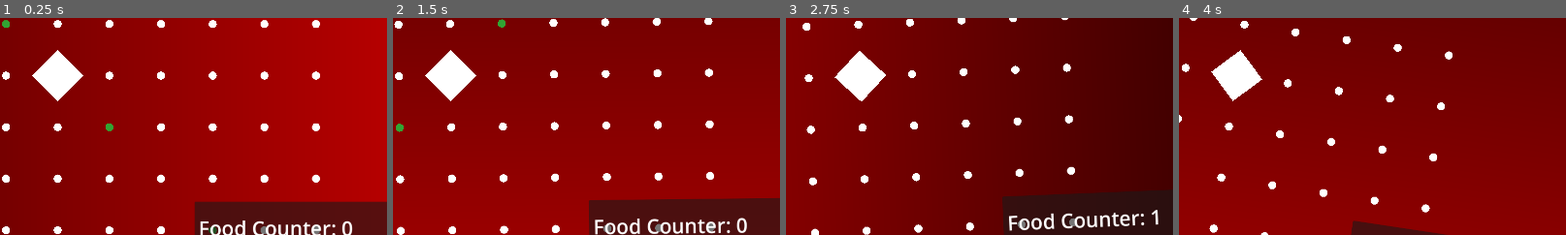
Above: before the commit, frames 1-4 (left to right).
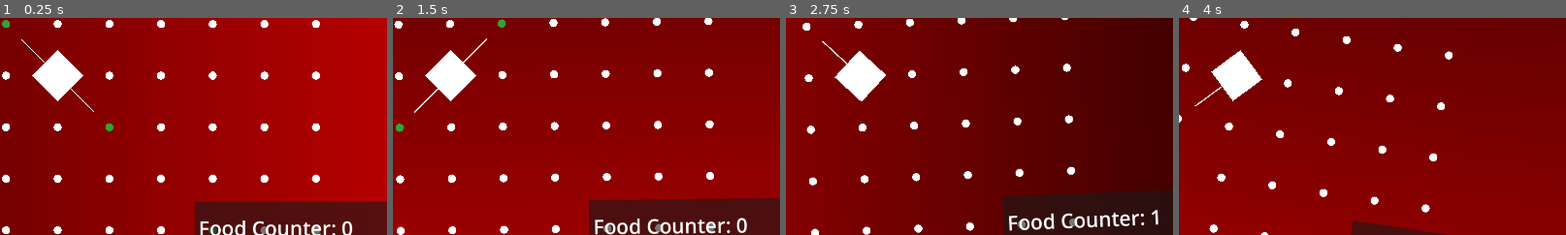
Above: after the commit, the same moments.

Repository: istamarahsan/s3rpent
Game: Godot game, scene res://game.tscn
Two runs of this game, one before a commit and one after it. Both use one fixed random seed, a clock stepped at 60 frames per second and the inputs below.
Inputs:
- Up to frame 1 (0.25 s): no input
- Up to frame 2 (1.5 s): tap Enter (ui_accept) at 0.5, 0.77 s; hold Up (ui_up) 0.53-1.28 s; hold Down (ui_down) from 1.28 s (still down)
- Up to frame 3 (2.75 s): tap Enter (ui_accept) at 1.52 s; release Down (ui_down) at 2.03 s; hold Up (ui_up) from 2.03 s (still down)
- Up to frame 4 (4 s): tap Enter (ui_accept) at 3.02, 3.77 s; release Up (ui_up) at 3.53 s; hold Down (ui_down) from 3.53 s (still down)
The pictures show only the part of the screen within x 43-92%, y 37-87%; the shares and areas given below are measured in that part.

The runs differ from the first frame. In frame 1, less than 0.1% of the frame differs, in the area x 5-25%, y 9-44%; in frame 2, 0.1%; in frame 3, less than 0.1%; in frame 4, less than 0.1%.

Commit message:
highly cursed displays

Diff:
--- /dev/null
+++ b/FoodTracker.gd
@@ -0,0 +1,30 @@
+extends Node2D
+
+# STILL A BAD WAY PLEASE GOD DO PROPER VIEW COMPONENTS
+@export
+var game: Node2D
+@export
+var camera: Camera2D
+
+@onready
+var lines: Array[Line2D] = [
+	$Line1 as Line2D,
+	$Line2 as Line2D,
+	$Line3 as Line2D
+]
+
+func _ready():
+	for line in lines:
+		line.visible = false
+		line.clear_points()
+		line.add_point(Vector2.ZERO)
+		line.add_point(Vector2.ZERO)
+		add_child(line)
+
+func _process(delta):
+	for food_id in range(game.food_positions.size()):
+		if game.is_food_eaten[food_id]:
+			lines[food_id].visible = false
+			continue
+		lines[food_id].visible = true
+		lines[food_id].set_point_position(1, ((game.food_positions[food_id] - game.snake_head_position).normalized().rotated(-camera.rotation)) * 128)
--- a/game.tscn
+++ b/game.tscn
@@ -1,9 +1,10 @@
-[gd_scene load_steps=7 format=3 uid="uid://dagukuur1o8ks"]
+[gd_scene load_steps=8 format=3 uid="uid://dagukuur1o8ks"]
 
 [ext_resource type="Script" path="res://Game.gd" id="1_oj45b"]
 [ext_resource type="PackedScene" uid="uid://cbca12wf7c1gu" path="res://snake_segment_head.tscn" id="3_458ba"]
 [ext_resource type="Script" path="res://BoardCanvas.gd" id="3_gsmhv"]
 [ext_resource type="Script" path="res://FoodCounterLabel.gd" id="3_xkjer"]
+[ext_resource type="Script" path="res://FoodTracker.gd" id="5_qds6r"]
 
 [sub_resource type="Gradient" id="Gradient_u64pp"]
 colors = PackedColorArray(0, 0, 0, 1, 1, 0, 0, 1)
@@ -58,5 +59,19 @@
 script = ExtResource("3_xkjer")
 metadata/_edit_lock_ = true
 
+[node name="FoodTracker" type="Node2D" parent="Camera2D" node_paths=PackedStringArray("game", "camera")]
+script = ExtResource("5_qds6r")
+game = NodePath("../..")
+camera = NodePath("..")
+
+[node name="Line1" type="Line2D" parent="Camera2D/FoodTracker"]
+width = 3.0
+
+[node name="Line2" type="Line2D" parent="Camera2D/FoodTracker"]
+width = 3.0
+
+[node name="Line3" type="Line2D" parent="Camera2D/FoodTracker"]
+width = 3.0
+
 [connection signal="food_eaten_updated" from="." to="Camera2D/Panel/MarginContainer/Label" method="_on_game_food_eaten_updated"]
 [connection signal="timeout" from="Timer" to="." method="_on_timer_timeout"]
